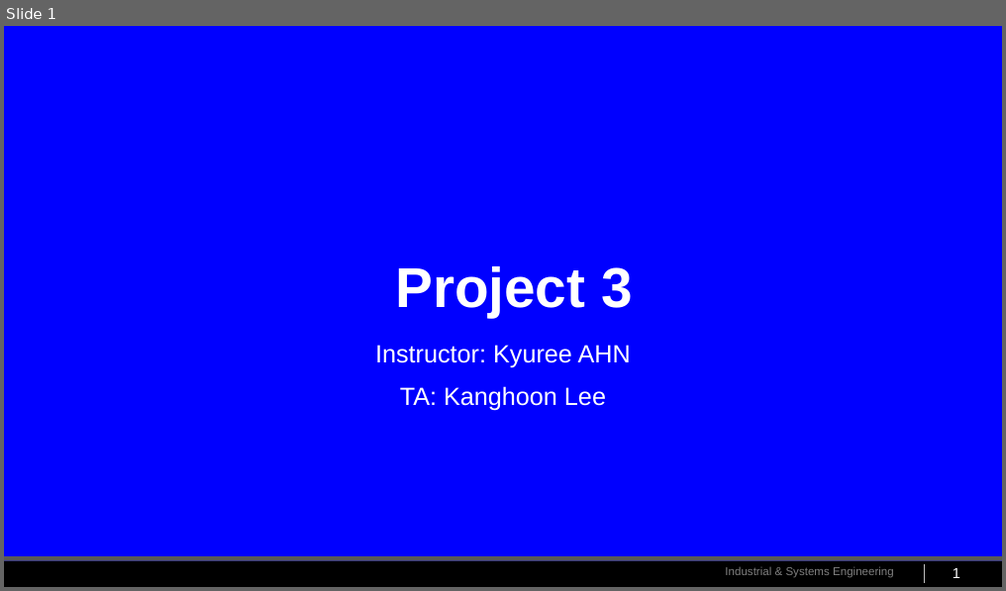
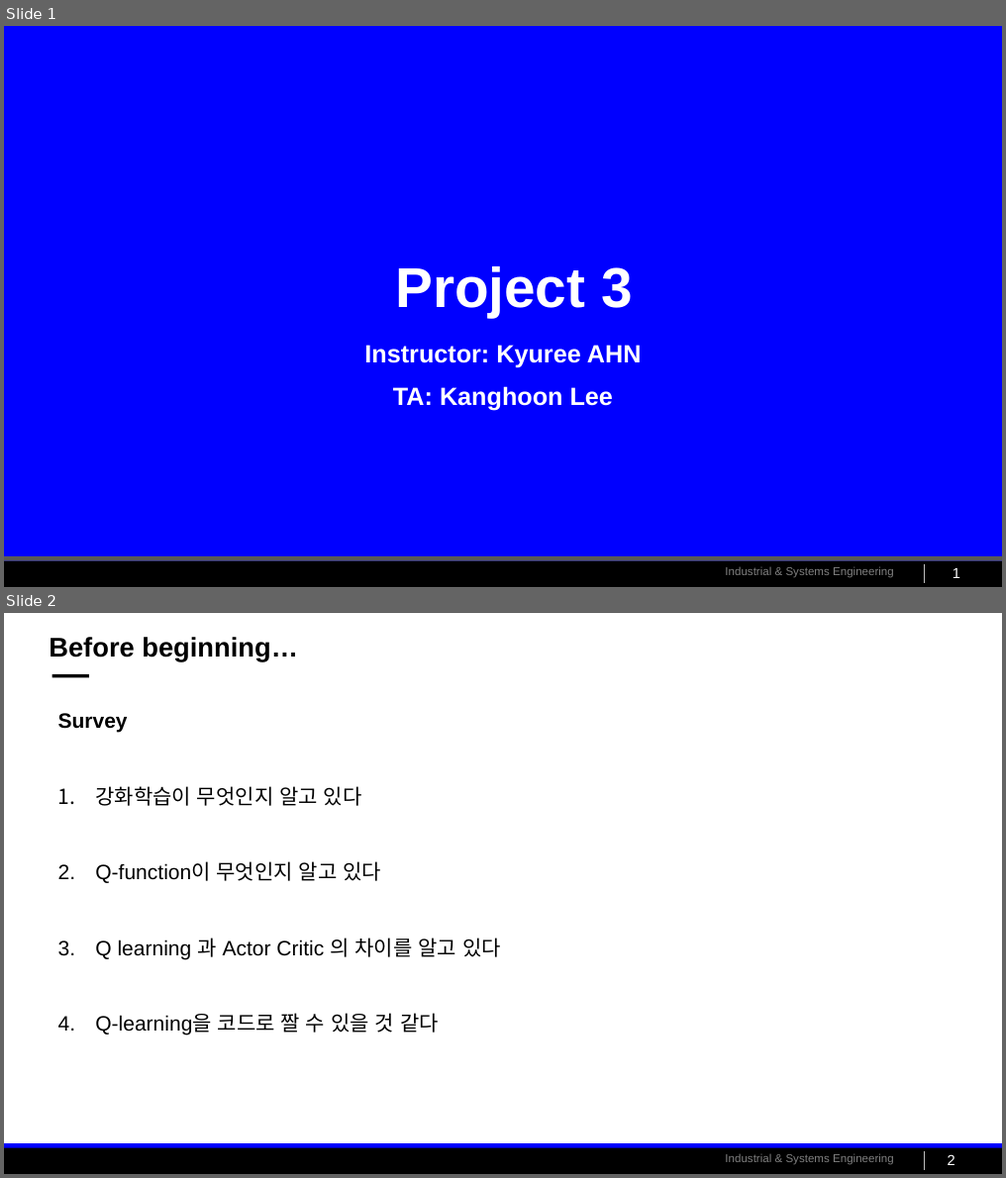
Before and after one commit to cu-rie/gym-poly-reactor-rl, a slide deck: tutorial/Project3_review.pptx. Shown one above the other, each under a label of ours: slide 1 before the commit, slides 1 and 2 after it. The pictures are 1006x591 and 1006x1178 pixels, drawn with LibreOffice and Linux fonts; fonts in the diff are those of the drawing; background and template pictures are left out. Boxes give left, top, right and bottom in pixels: in the first picture for what was removed or moved away, otherwise in the second. Text is boxed around its words. In the diff, an @@ line names an element or a change of style, - is before the commit and + after.

```diff
--- a/tutorial/Project3_review.pptx
+++ b/tutorial/Project3_review.pptx
@@ slide 2 added at bbox=[4, 613, 1002, 1174], background #FFFFFF; not listed: 4 template elements that a slide beside it also shows @@
@@ title added at bbox=[49, 637, 298, 662], 26 pt, text #000000, bold @@
+Before beginning…
@@ rectangle added at bbox=[52, 674, 88, 678], fill #000000 @@
@@ text added at bbox=[58, 713, 501, 1035], 20 pt, text #000000 @@
+Survey
+1. 강화학습이 무엇인지 알고 있다
+2. Q-function이 무엇인지 알고 있다
+3. Q learning 과 Actor Critic 의 차이를 알고 있다
+4. Q-learning을 코드로 짤 수 있을 것 같다
@@ page number added at bbox=[947, 1155, 955, 1165], 14 pt, text #FFFFFF @@
+2
@@ slide 1 changed as well @@
@@ subtitle "Instructor: Kyuree AHN" at bbox=[364, 345, 642, 411]: bold on @@
```
Also in this commit, not shown: 3 other slides changed, 24 other slides added, 2 other files.
